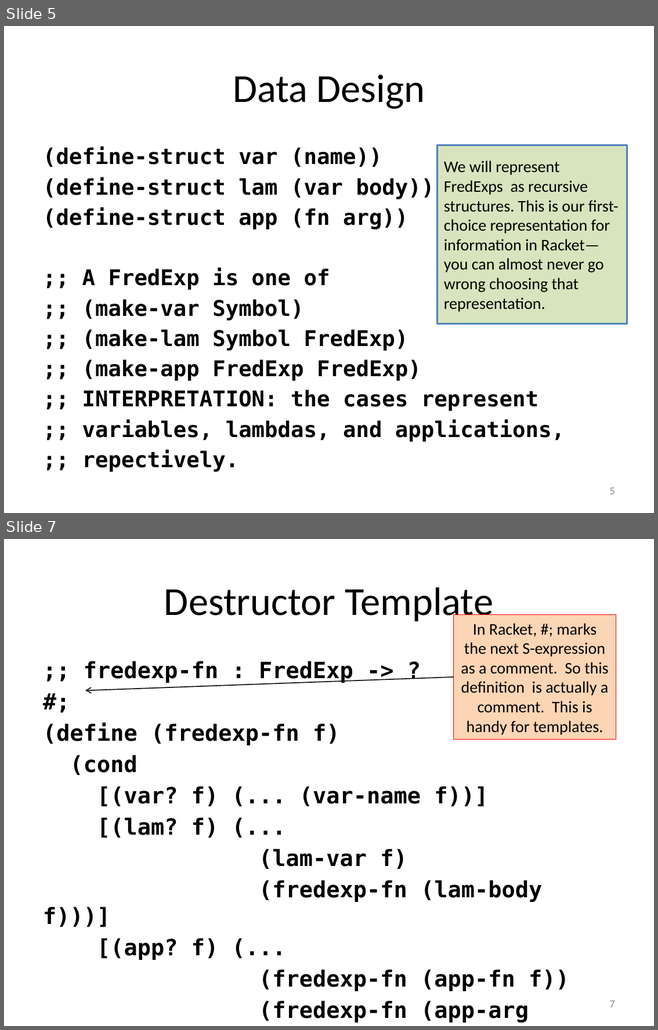
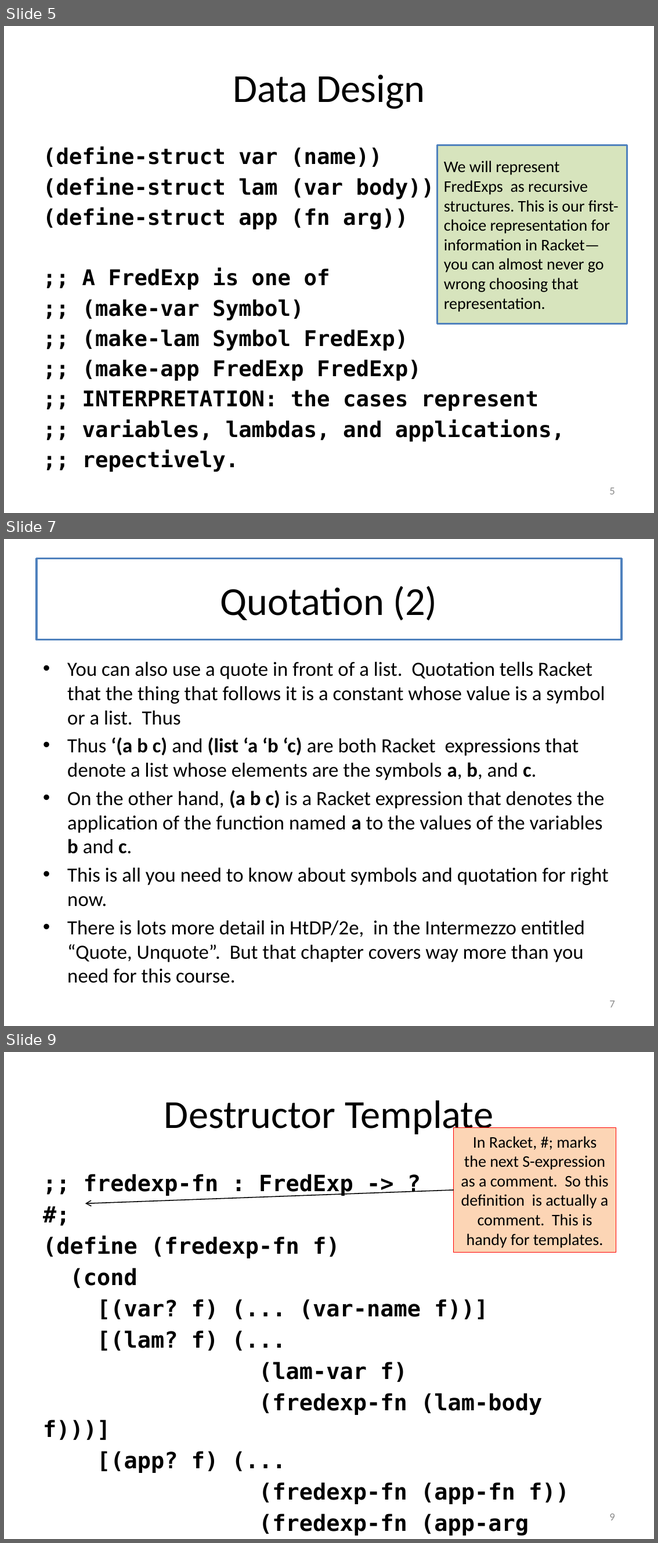
Before and after one commit to mwand/cs5010f16, a slide deck: Slides/Lesson 7.3 Case Study-- Free Variables.pptx. Shown one above the other, each under a label of ours: slides 5 and 7 before the commit, slides 5, 7 and 9 after it; the slides between them are not shown. The pictures are 658x1030 and 658x1543 pixels, drawn with LibreOffice and Linux fonts; fonts in the diff are those of the drawing. Boxes give left, top, right and bottom in pixels: in the first picture for what was removed or moved away, otherwise in the second. Text is boxed around its words. In the diff, an @@ line names an element or a change of style, - is before the commit and + after.

```diff
--- a/Slides/Lesson 7.3 Case Study-- Free Variables.pptx
+++ b/Slides/Lesson 7.3 Case Study-- Free Variables.pptx
@@ slide 7 added at (4, 539, 654, 1026), background #FFFFFF @@
@@ title added at (36, 559, 621, 640), fill #FFFFFF, outline #4F81BD 2.25 pt, 44 pt, text #000000 @@
+Quotation (2)
@@ text added at (67, 661, 608, 983), 22.4 pt, text #000000 @@
+• You can also use a quote in front of a list. Quotation tells Racket that the thing that follows it is a constant whose value is a symbol or a list. Thus
+• Thus ‘(a b c) and (list ‘a ‘b ‘c) are both Racket expressions that denote a list whose elements are the symbols a, b, and c.
+• On the other hand, (a b c) is a Racket expression that denotes the application of the function named a to the values of the variables b and c.
+• This is all you need to know about symbols and quotation for right now.
+• There is lots more detail in HtDP/2e, in the Intermezzo entitled “Quote, Unquote”. But that chapter covers way more than you need for this course.
@@ page number added at (609, 1001, 614, 1008), 12 pt, text #8C8C8C @@
+7
@@ what was slide 7 is now slide 9 @@
@@ page number at (609, 1514, 614, 1521): text changed @@
-7
+9
```
Also in this commit, not shown: 1 slide changed, 1 other slide added, 1 other file.
